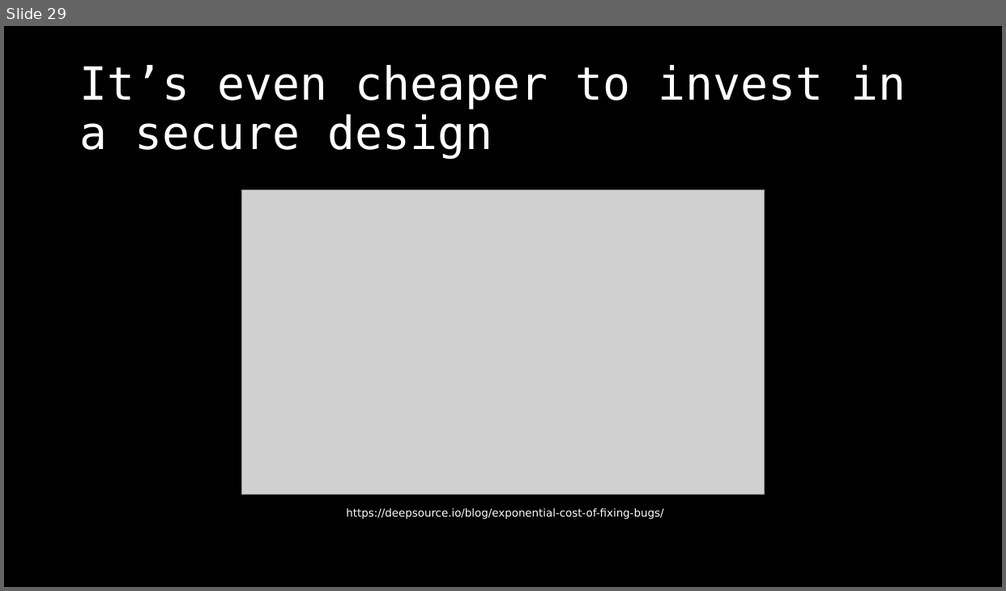
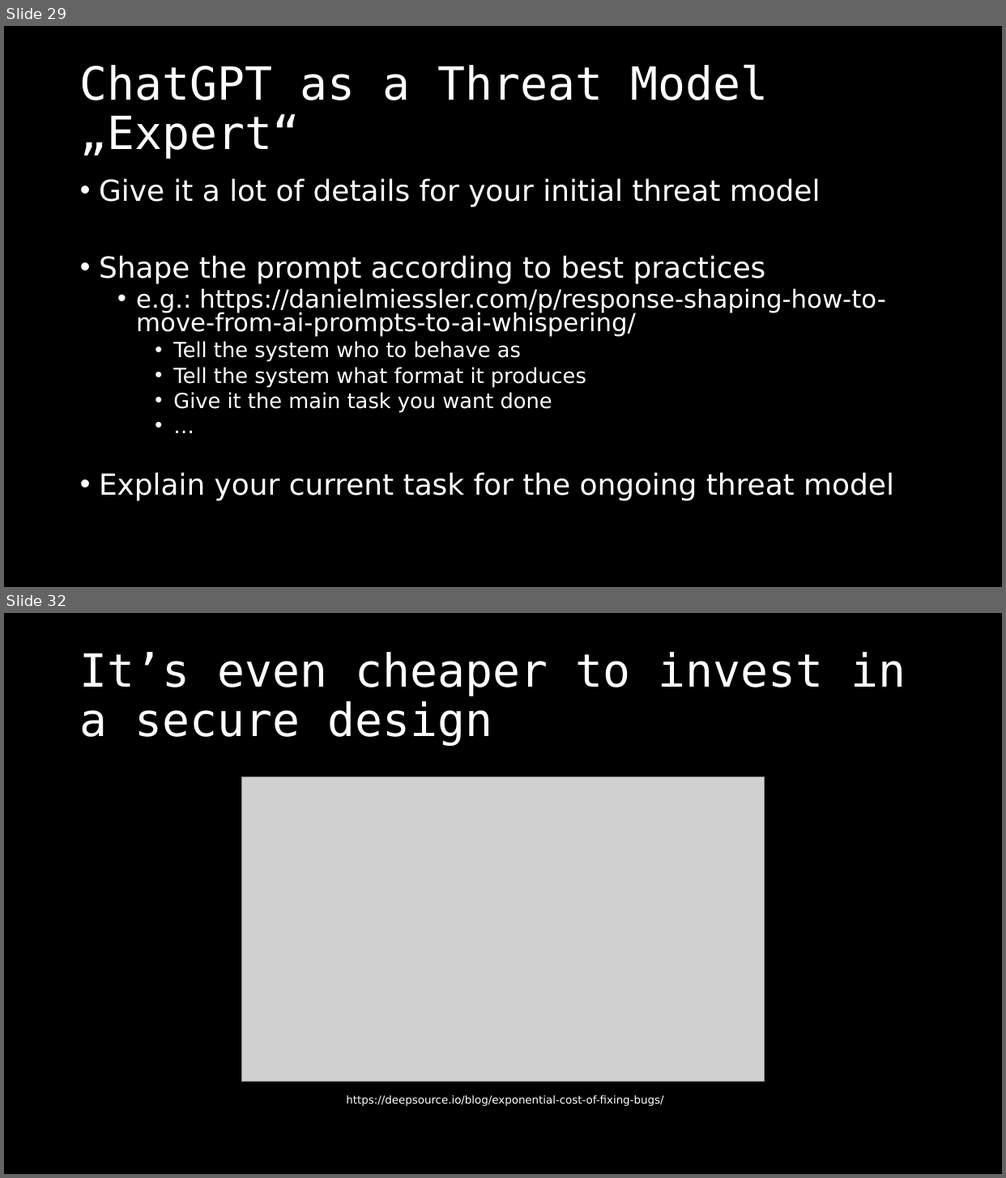
Before and after one commit to dschwarz91/websec-lecture, a slide deck: slides/8_General_Topics.pptx. Shown one above the other, each under a label of ours: slide 29 before the commit, slides 29 and 32 after it; the slides between them are not shown. The pictures are 1006x591 and 1006x1178 pixels, drawn with LibreOffice and Linux fonts; fonts in the diff are those of the drawing; grey boxes stand for pictures. Boxes give left, top, right and bottom in pixels: in the first picture for what was removed or moved away, otherwise in the second. Text is boxed around its words. In the diff, an @@ line names an element or a change of style, - is before the commit and + after.

Commit message:
added slides for TM with ChatGPT

```diff
--- a/slides/8_General_Topics.pptx
+++ b/slides/8_General_Topics.pptx
@@ slide 29 added at <box>4,26,1002,587</box>, background #000000 @@
@@ title added at <box>80,64,769,159</box>, 44 pt, text #FFFFFF @@
+ChatGPT as a Threat Model „Expert“
@@ text added at <box>99,178,894,501</box>, 28 pt, text #FFFFFF @@
+• Give it a lot of details for your initial threat model
+• Shape the prompt according to best practices
+  • e.g.: https://danielmiessler.com/p/response-shaping-how-to-move-from-ai-prompts-to-ai-whispering/
+    • Tell the system who to behave as
+    • Tell the system what format it produces
+    • Give it the main task you want done
+    • …
+• Explain your current task for the ongoing threat model
@@ what was slide 29 is now slide 32 @@
```
Also in this commit, not shown: 1 slide changed, 2 other slides added, 1 other file.
